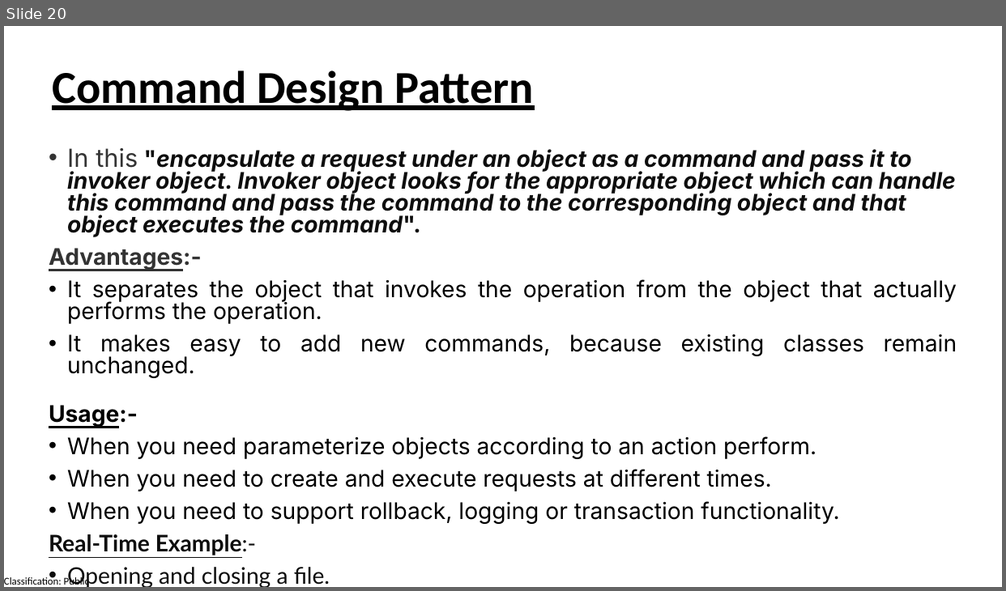
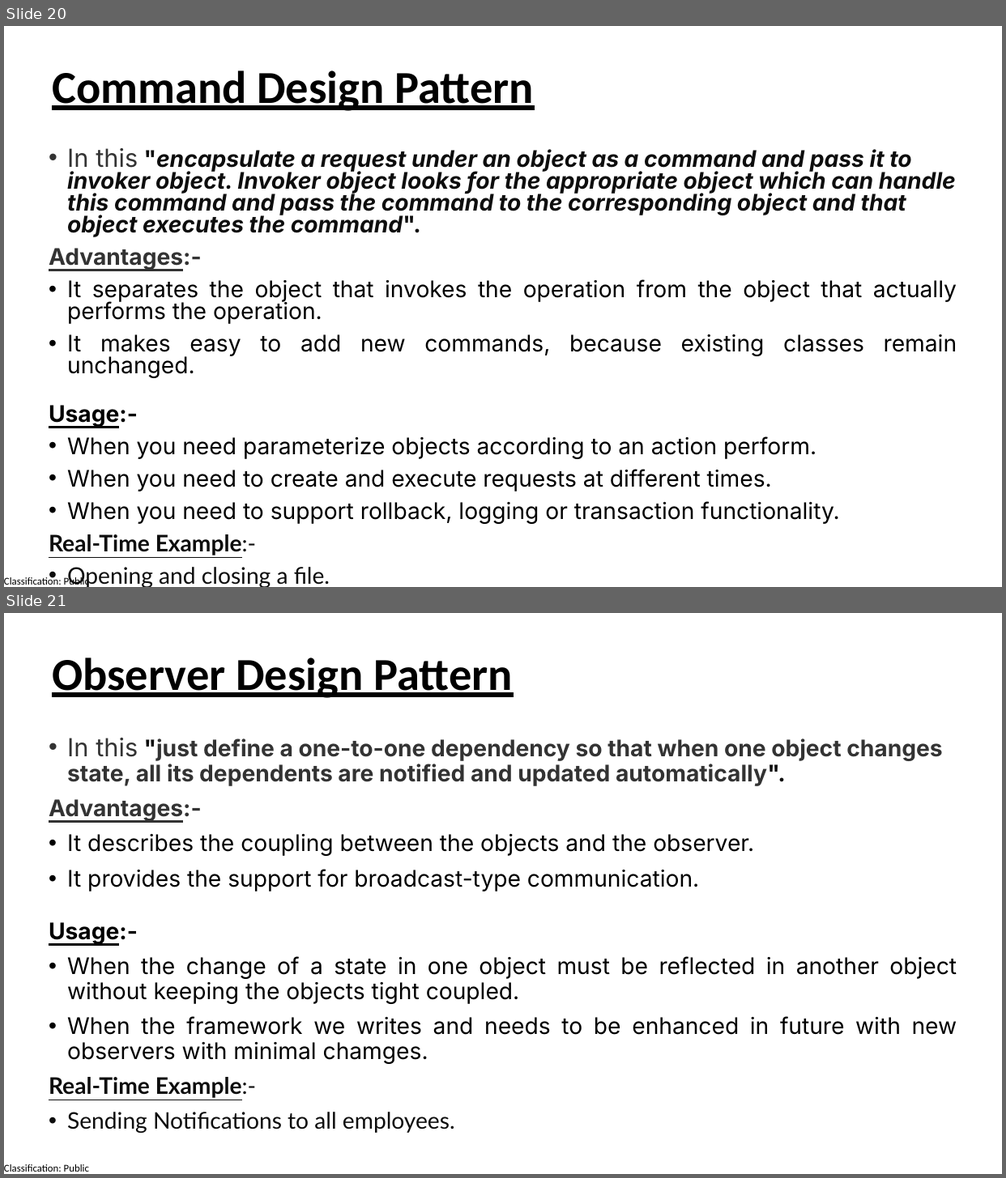
Before and after one commit to manaswiniray/DesignPatterns, a slide deck: DesignPatterns.pptx. Shown one above the other, each under a label of ours: slide 20 before the commit, slides 20 and 21 after it. The pictures are 1006x591 and 1006x1178 pixels, drawn with LibreOffice and Linux fonts; fonts in the diff are those of the drawing. Boxes give left, top, right and bottom in pixels: in the first picture for what was removed or moved away, otherwise in the second. Text is boxed around its words. In the diff, an @@ line names an element or a change of style, - is before the commit and + after.

Commit message:
Committed for Observer Design Pattern

```diff
--- a/DesignPatterns.pptx
+++ b/DesignPatterns.pptx
@@ slide 21 added at box(4, 613, 1002, 1174), background #FFFFFF; not listed: 1 template element that a slide beside it also shows @@
@@ text added at box(52, 658, 512, 698), 44 pt, text #000000, bold, underline @@
+Observer Design Pattern
@@ text added at box(49, 738, 957, 1133), 22 pt, text #000000 @@
+• In this "just define a one-to-one dependency so that when one object changes state, all its dependents are notified and updated automatically".
+Advantages:-
+• It describes the coupling between the objects and the observer.
+• It provides the support for broadcast-type communication.
+Usage:-
+• When the change of a state in one object must be reflected in another object without keeping the objects tight coupled.
+• When the framework we writes and needs to be enhanced in future with new observers with minimal chamges.
+Real-Time Example:-
+• Sending Notifications to all employees.
```
Also in this commit, not shown: 9 other files.
